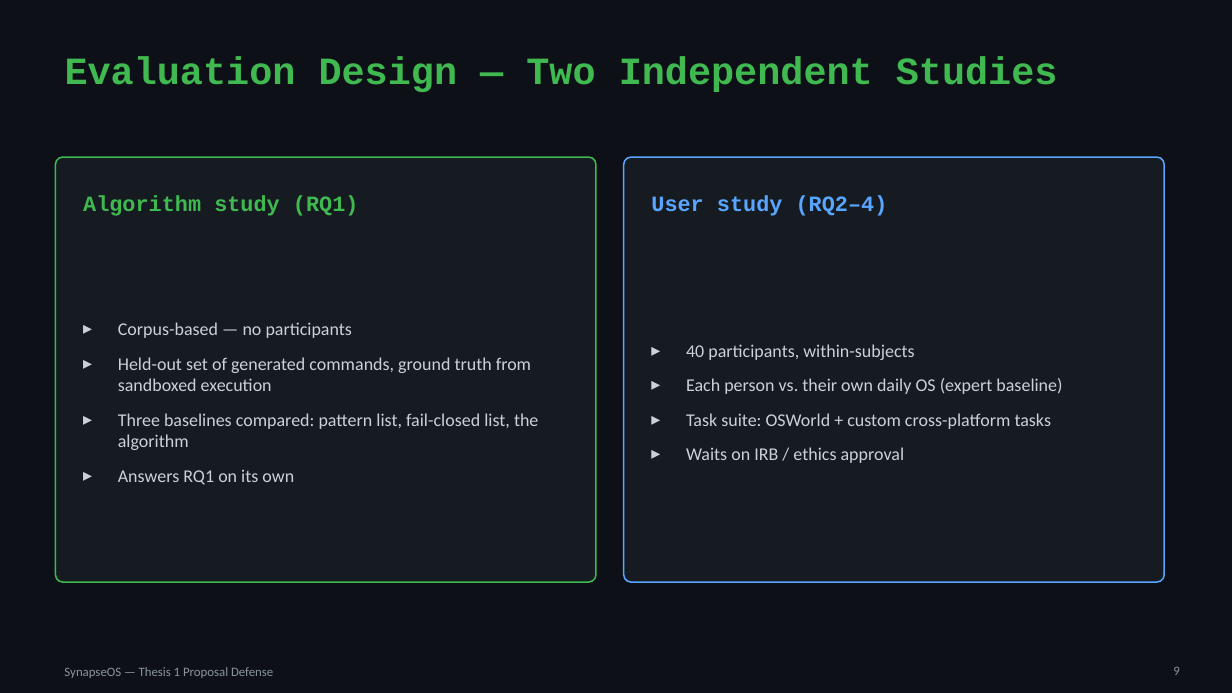
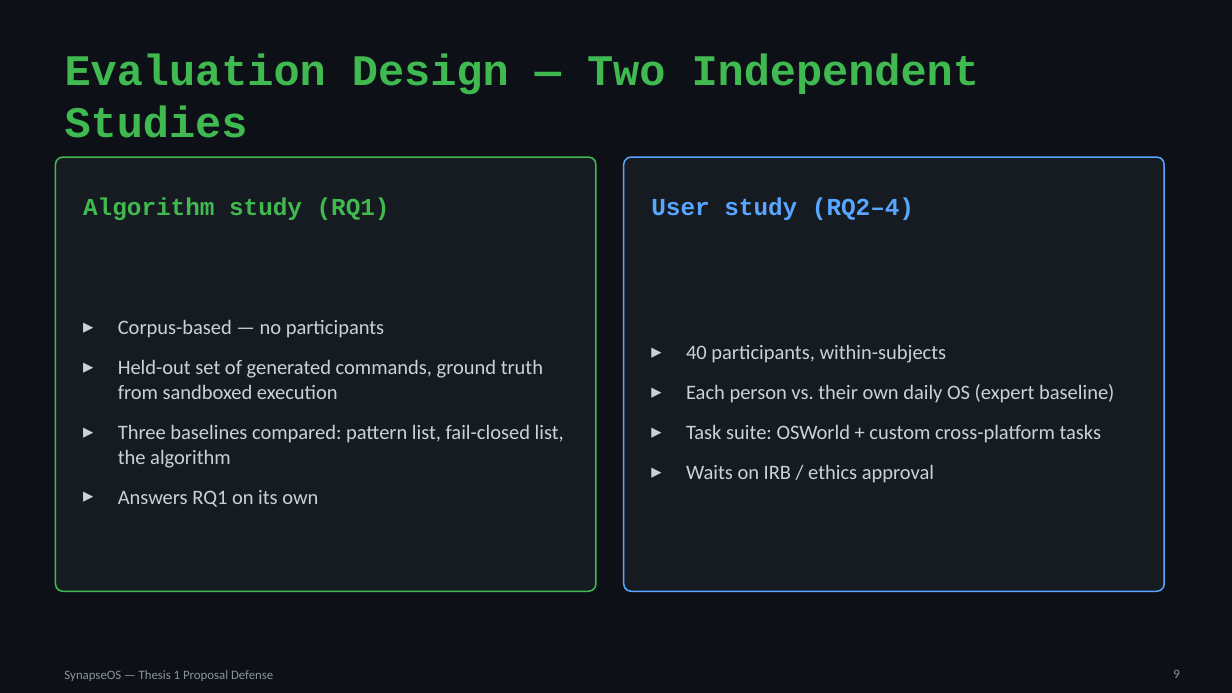
Before and after one commit to willardcsoriano/thesis, a slide deck: slide 9 of thesis 1/defense/SynapseOS_Proposal_Defense.pptx. Drawn at 1232x693 pixels with LibreOffice and Linux fonts; fonts in the diff are those of the drawing. Boxes give left, top, right and bottom in pixels: in the first picture for what was removed or moved away, otherwise in the second. Text is boxed around its words. In the diff, an @@ line names an element or a change of style, - is before the commit and + after.

```diff
--- a/thesis 1/defense/SynapseOS_Proposal_Defense.pptx
+++ b/thesis 1/defense/SynapseOS_Proposal_Defense.pptx
@@ title "Evaluation Design — Two Independent ..." at bbox=[65, 53, 979, 138]: size 30 to 34 pt @@
@@ rounded rectangle: place and size @@
-rounded rectangle at bbox=[55, 157, 596, 582]
+rounded rectangle at bbox=[55, 157, 596, 592]
@@ rounded rectangle: place and size @@
-rounded rectangle at bbox=[624, 157, 1165, 582]
+rounded rectangle at bbox=[624, 157, 1165, 592]
@@ text "Algorithm study (RQ1)" at bbox=[83, 197, 390, 220]: size 17 to 19 pt @@
@@ text "User study (RQ2–4)" at bbox=[651, 197, 914, 220]: size 17 to 19 pt @@
@@ text "Corpus-based — no participants" at bbox=[118, 319, 564, 507]: size 14 to 16 pt; more space between paragraphs @@
@@ text "40 participants, within-subjects" at bbox=[686, 344, 1114, 483]: size 14 to 16 pt; more space between paragraphs @@
```
Also in this commit, not shown: 14 other slides changed, 2 slides added, 2 other files.
